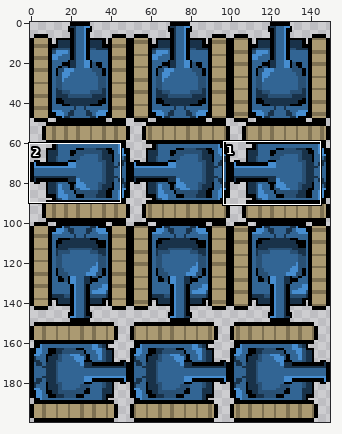
Sprite sheet, stored at public/assets/blue_tank.png. Above: a wide view before the commit, with the close-up outlined.
Close-up. Before the edit:
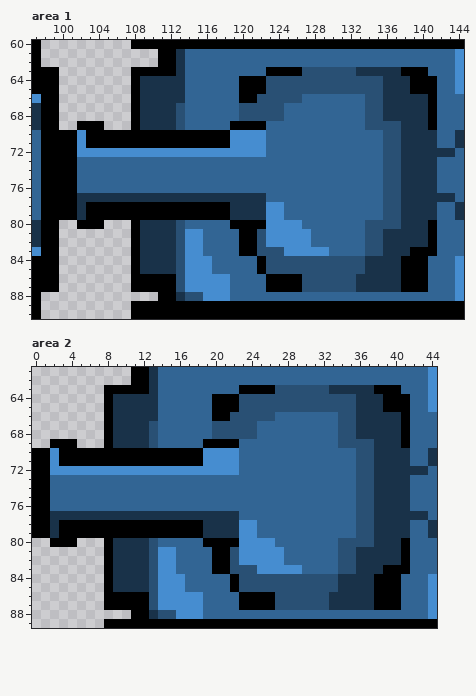
The file is 150x200 pixels. Shown: area 1: x 97..144, y 60..90; area 2: x 0..44, y 61..89. The commit also changed other parts of the picture, which this record leaves out.
New version:
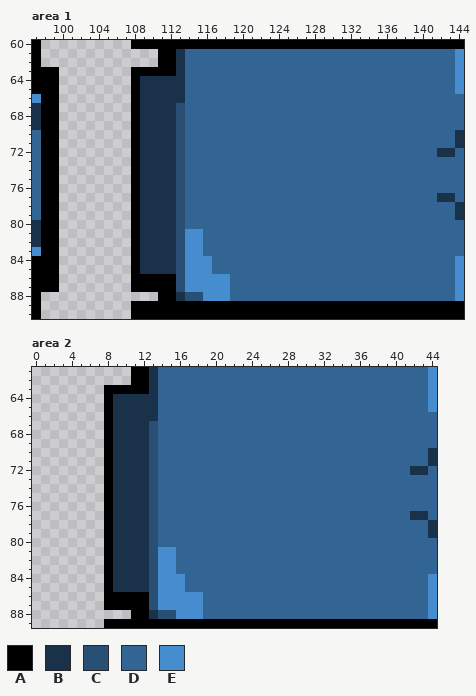
Palette (. is transparent): A #000000  B #193249  C #295074  D #326594  E #468dd0
Diff:
Area 1:
y 63: x 123..140 AAAACCCCCCBBBBBAAA -> DDDDDDDDDDDDDDDDDD
y 64..65: x 120..141 AAACCCCCCCCCCCCCBBBAAA -> DDDDDDDDDDDDDDDDDDDDDD
y 66: x 120..126 AACCCCC -> DDDDDDD; x 134..141 CCBBBBBA -> DDDDDDDD
y 67..68: x 120..124 CCCCC -> DDDDD; x 134..141 CCBBBBBA -> DDDDDDDD
y 69: x 102..104 AAA -> ...; x 119..122 AAAA -> DDDD; x 134..141 CCCCBBBA -> DDDDDDDD
y 70..71: x 100..107 AAEAAAAA -> ........; x 109..122 AAAAAAAAAAEEEE -> BBBBCDDDDDDDDD; x 136..141 CCBBBB -> DDDDDD
y 72: x 100..122 AAEEEEEEEEEEEEEEEEEEEEE -> ........ABBBBCDDDDDDDDD; x 136..141 CCBBBB -> DDDDDD
y 73..76: x 100..113 AADDDDDDDDDDDD -> ........ABBBBC; x 136..141 CCBBBB -> DDDDDD
y 77: x 100..108 AABBBBBBB -> ........A; x 113..122 BBBBBBBBBB -> CDDDDDDDDD; x 136..141 CCBBBB -> DDDDDD
y 78..79: x 100..107 AABAAAAA -> ........; x 109..124 AAAAAAAAAABBBBEE -> BBBBCDDDDDDDDDDD; x 136..141 CCBBBB -> DDDDDD
y 80: x 102..104 AAA -> ...; x 119..126 AAAAEEEE -> DDDDDDDD; x 134..141 CCCCBBBA -> DDDDDDDD
y 81..82: x 120..127 AACEEEEE -> DDDDDDDD; x 134..141 CCBBBBBA -> DDDDDDDD
y 83: x 120..129 AACCCEEEEE -> DDDDDDDDDD; x 134..141 CCBBBAAA -> DDDDDDDD
y 84..85: x 122..140 ACCCCCCCCCCCBBBBAAA -> DDDDDDDDDDDDDDDDDDD
y 86..87: x 123..140 AAAACCCCCCBBBBBAAA -> DDDDDDDDDDDDDDDDDD
Area 2:
y 63: x 23..40 AAAACCCCCCBBBBBAAA -> DDDDDDDDDDDDDDDDDD
y 64..65: x 20..41 AAACCCCCCCCCCCCCBBBAAA -> DDDDDDDDDDDDDDDDDDDDDD
y 66: x 20..26 AACCCCC -> DDDDDDD; x 34..41 CCBBBBBA -> DDDDDDDD
y 67..68: x 20..24 CCCCC -> DDDDD; x 34..41 CCBBBBBA -> DDDDDDDD
y 69: x 2..4 AAA -> ...; x 19..22 AAAA -> DDDD; x 34..41 CCCCBBBA -> DDDDDDDD
y 70..71: x 0..7 AAEAAAAA -> ........; x 9..22 AAAAAAAAAAEEEE -> BBBBCDDDDDDDDD; x 36..41 CCBBBB -> DDDDDD
y 72: x 0..22 AAEEEEEEEEEEEEEEEEEEEEE -> ........ABBBBCDDDDDDDDD; x 36..41 CCBBBB -> DDDDDD
y 73..76: x 0..13 AADDDDDDDDDDDD -> ........ABBBBC; x 36..41 CCBBBB -> DDDDDD
y 77: x 0..8 AABBBBBBB -> ........A; x 13..22 BBBBBBBBBB -> CDDDDDDDDD; x 36..41 CCBBBB -> DDDDDD
y 78..79: x 0..7 AABAAAAA -> ........; x 9..24 AAAAAAAAAABBBBEE -> BBBBCDDDDDDDDDDD; x 36..41 CCBBBB -> DDDDDD
y 80: x 2..4 AAA -> ...; x 19..26 AAAAEEEE -> DDDDDDDD; x 34..41 CCCCBBBA -> DDDDDDDD
y 81..82: x 20..27 AACEEEEE -> DDDDDDDD; x 34..41 CCBBBBBA -> DDDDDDDD
y 83: x 20..29 AACCCEEEEE -> DDDDDDDDDD; x 34..41 CCBBBAAA -> DDDDDDDD
y 84..85: x 22..40 ACCCCCCCCCCCBBBBAAA -> DDDDDDDDDDDDDDDDDDD
y 86..87: x 23..40 AAAACCCCCCBBBBBAAA -> DDDDDDDDDDDDDDDDDD
Pixel boxes of the changes (left, top, right, bottom) in both close-ups:
changed: (59, 67, 437, 292)
changed: (32, 385, 410, 610)
